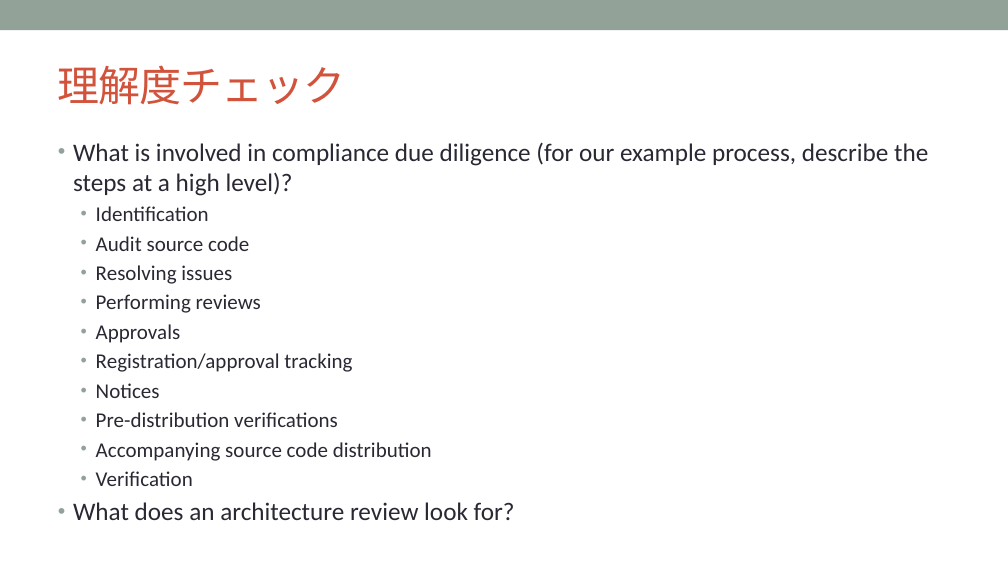
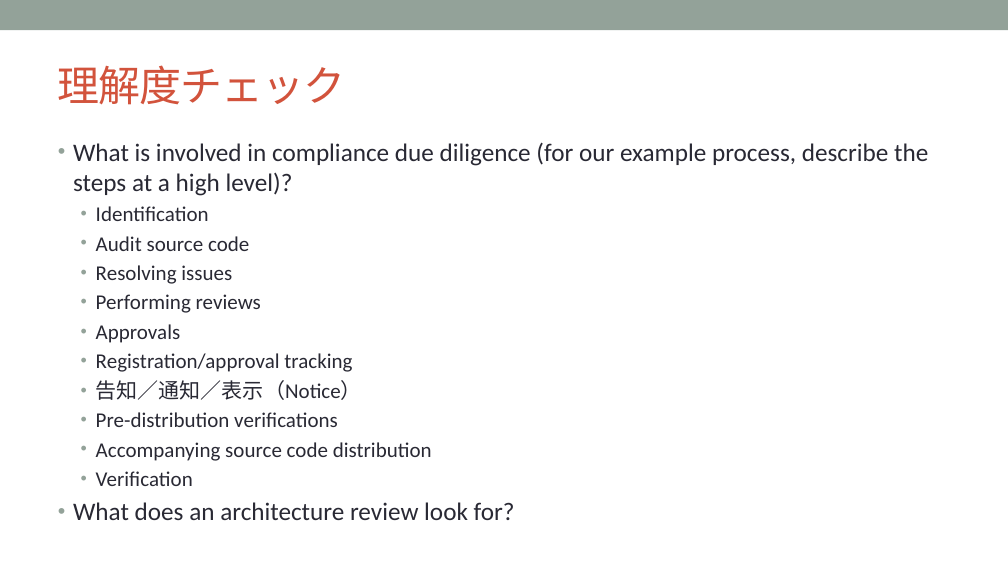
Before and after one commit to OpenChain-Project/Curriculum-Translation-JP, a slide deck: slide 64 of target/openchain-curriculum-release-2.pptx. Drawn at 1008x567 pixels with LibreOffice and Linux fonts; fonts in the diff are those of the drawing; background and template pictures are left out. Boxes give left, top, right and bottom in pixels: in the first picture for what was removed or moved away, otherwise in the second. Text is boxed around its words. In the diff, an @@ line names an element or a change of style, - is before the commit and + after.

Commit message:
19/75 slides done.

```diff
--- a/target/openchain-curriculum-release-2.pptx
+++ b/target/openchain-curriculum-release-2.pptx
@@ text at [96, 380, 362, 400]: text changed @@
-  • Notices
+  • 告知／通知／表示（Notice）
```
Also in this commit, not shown: 12 other slides changed, 9 other files.
